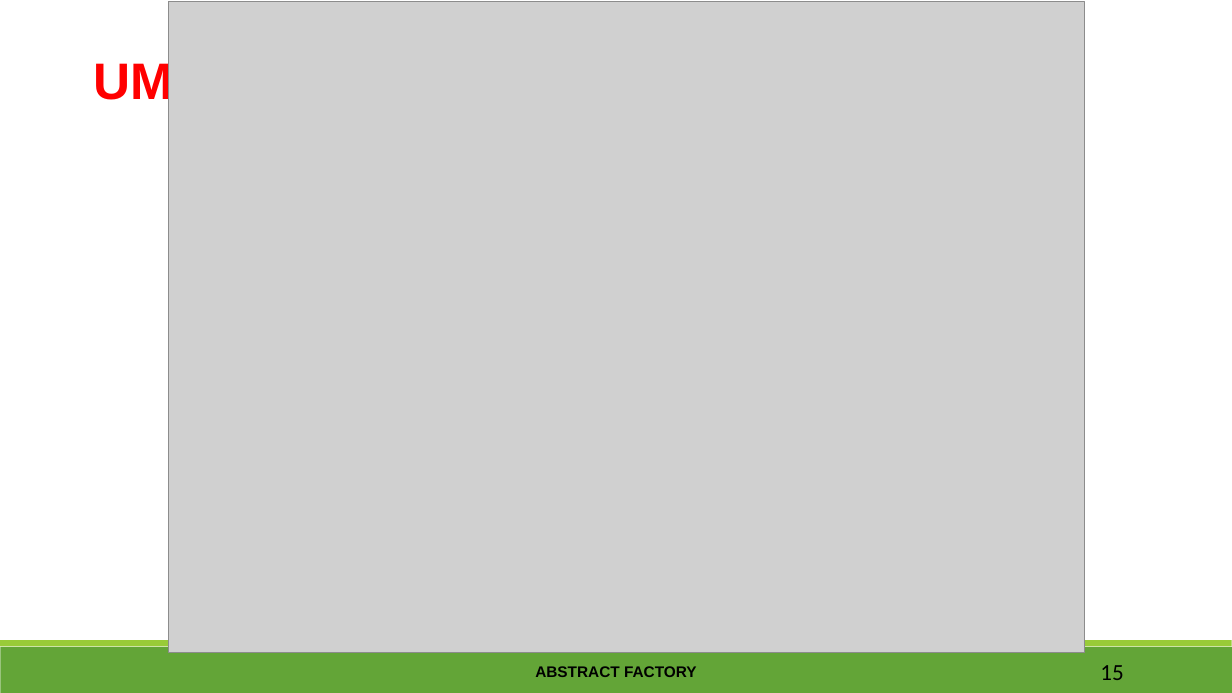
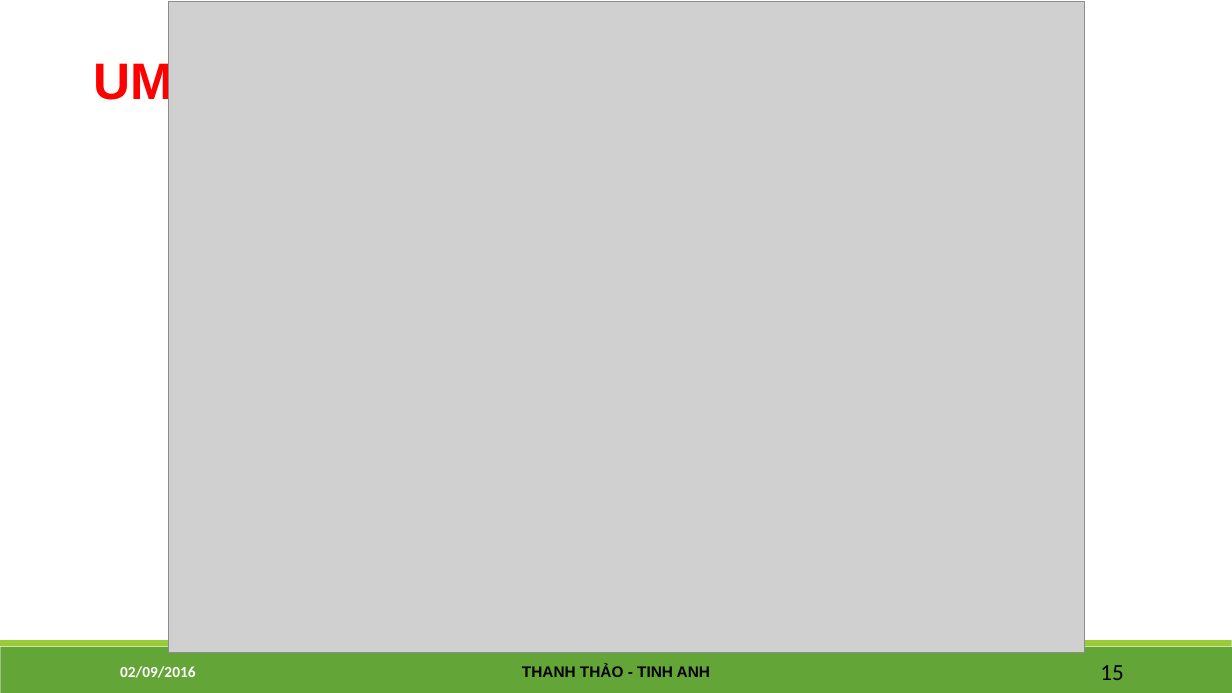
Before and after one commit to truongngoctinhanh/AdvancedJava, a slide deck: slide 15 of ABSTRACT FACTORY_ThanhThao_TinhAnh.pptx. Drawn at 1232x693 pixels with LibreOffice and Linux fonts; fonts in the diff are those of the drawing; grey boxes stand for pictures. Boxes give left, top, right and bottom in pixels: in the first picture for what was removed or moved away, otherwise in the second. Text is boxed around its words. In the diff, an @@ line names an element or a change of style, - is before the commit and + after.

```diff
--- a/ABSTRACT FACTORY_ThanhThao_TinhAnh.pptx
+++ b/ABSTRACT FACTORY_ThanhThao_TinhAnh.pptx
@@ text added at [120, 666, 196, 678], 12 pt, text #FFFFFF, bold @@
+02/09/2016
@@ text at [522, 664, 710, 677]: text changed @@
-ABSTRACT FACTORY
+THANH THẢO - TINH ANH
```
Also in this commit, not shown: 15 other slides changed, 1 other file.
